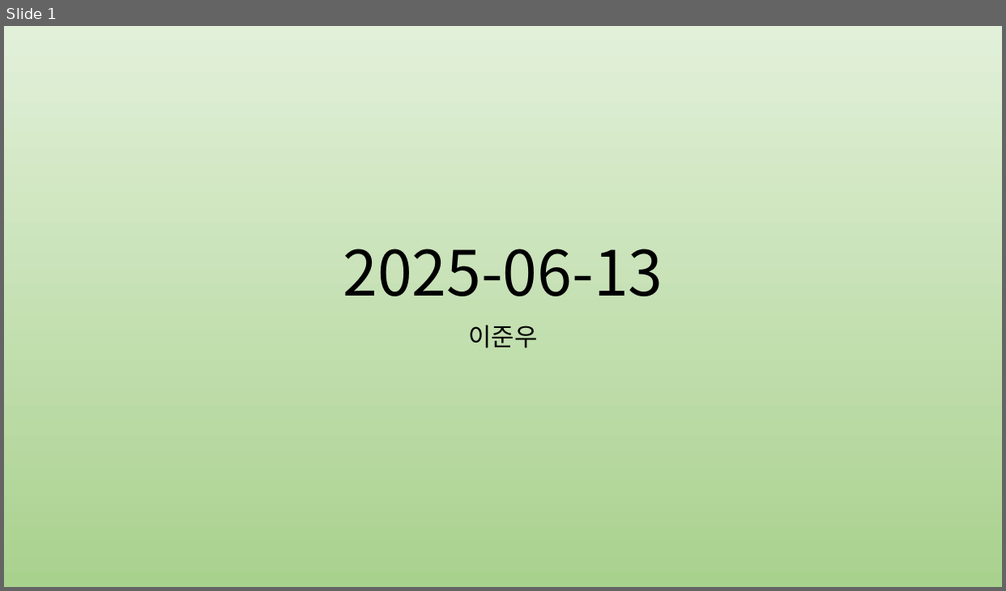
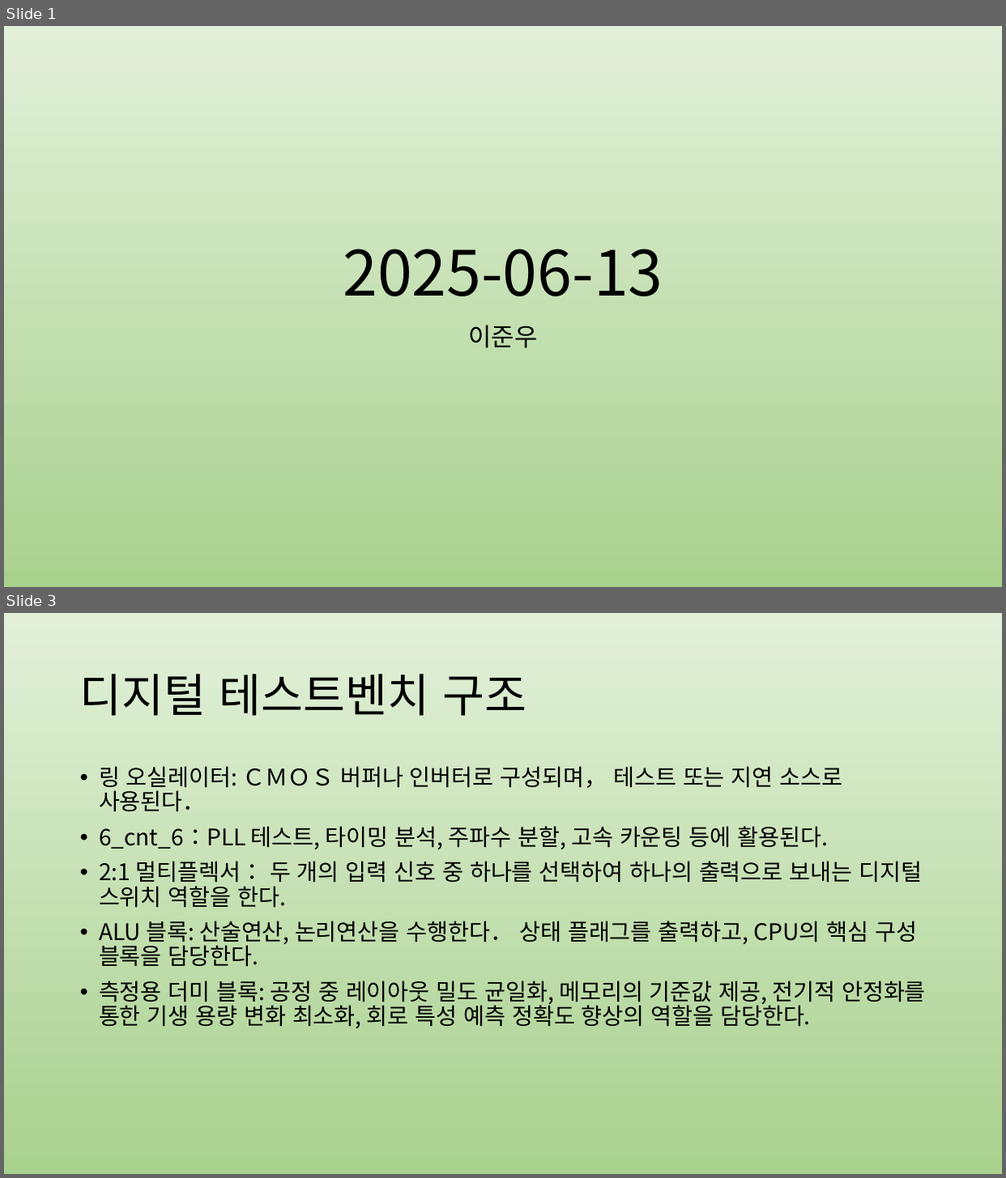
Before and after one commit to jwl1109/IOT, a slide deck: VLSI design 설계 실습/2025-06-13.pptx. Shown one above the other, each under a label of ours: slide 1 before the commit, slides 1 and 3 after it; the slides between them are not shown. The pictures are 1006x591 and 1006x1178 pixels, drawn with LibreOffice and Linux fonts; fonts in the diff are those of the drawing. Boxes give left, top, right and bottom in pixels: in the first picture for what was removed or moved away, otherwise in the second. Text is boxed around its words. In the diff, an @@ line names an element or a change of style, - is before the commit and + after.

```diff
--- a/VLSI design 설계 실습/2025-06-13.pptx
+++ b/VLSI design 설계 실습/2025-06-13.pptx
@@ slide 3 added at (4, 613, 1002, 1174), background gradient #E2F0D9 to #A9D18E @@
@@ title added at (80, 674, 526, 716), 44 pt, text #000000 @@
+디지털 테스트벤치 구조
@@ text added at (99, 766, 926, 1029), 22 pt, text #000000 @@
+• 링 오실레이터: ＣＭＯＳ 버퍼나 인버터로 구성되며， 테스트 또는 지연 소스로 사용된다．
+• 6_cnt_6：PLL 테스트, 타이밍 분석, 주파수 분할, 고속 카운팅 등에 활용된다.
+• 2:1 멀티플렉서： 두 개의 입력 신호 중 하나를 선택하여 하나의 출력으로 보내는 디지털 스위치 역할을 한다.
+• ALU 블록: 산술연산, 논리연산을 수행한다． 상태 플래그를 출력하고, CPU의 핵심 구성 블록을 담당한다.
+• 측정용 더미 블록: 공정 중 레이아웃 밀도 균일화, 메모리의 기준값 제공, 전기적 안정화를 통한 기생 용량 변화 최소화, 회로 특성 예측 정확도 향상의 역할을 담당한다.
```
Also in this commit, not shown: 2 slides changed, 1 other slide added, 3 slides removed, 2 other files.
